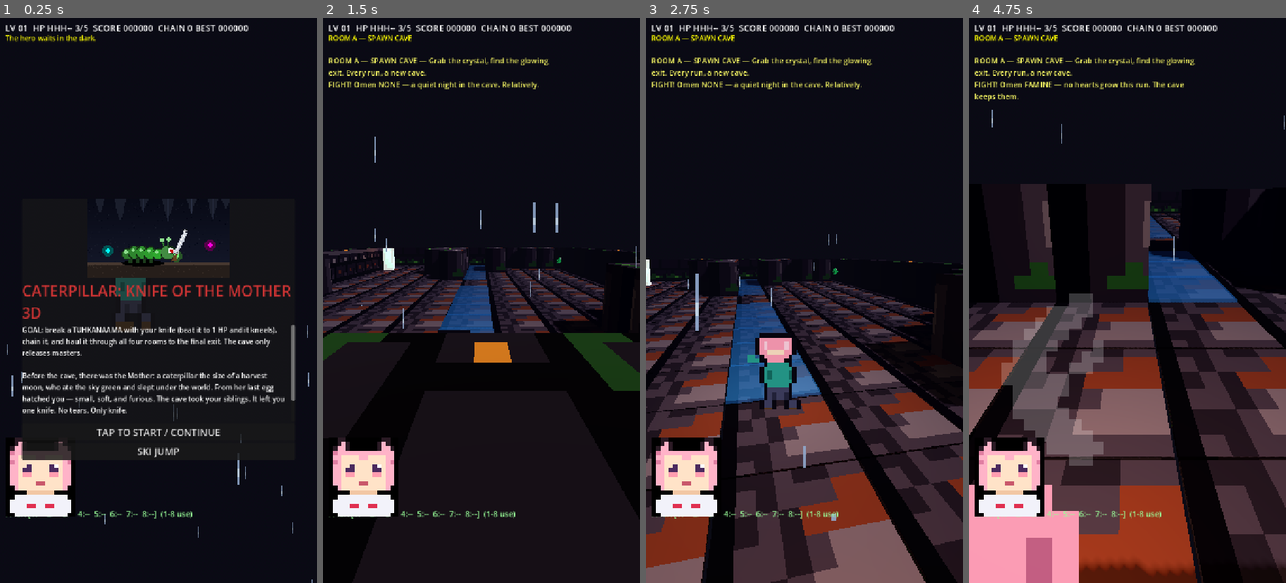
Above: before the commit, frames 1-4 (left to right).
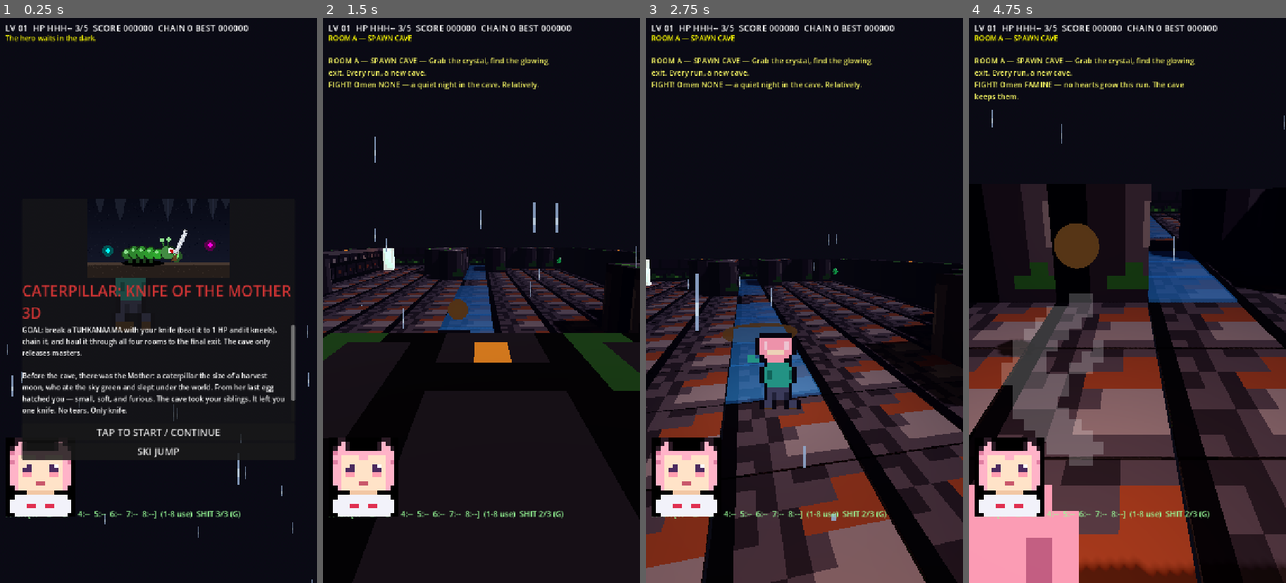
Above: after the commit, the same moments.

Repository: taistelupelto-rgb/tuomon-oma-videopeli
Game: Godot game, scene res://main.tscn
Two runs of this game, one before a commit and one after it. Both use one fixed random seed, a clock stepped at 60 frames per second and the inputs below.
Inputs (mouse positions are in pixels of both pictures, inside the frame that each line leads up to):
- Up to frame 1 (0.25 s): no input
- Up to frame 2 (1.5 s): click "TAP TO START / CONTINUE" at 0.5 s; tap Enter at 1.25 s; move the mouse to (465, 413) at 1.27 s; hold W from 1.28 s (still down); tap G at 1.35 s; click (465, 413) at 1.42 s
- Up to frame 3 (2.75 s): tap Space at 1.52 s; tap Enter at 1.55 s; release W at 2 s; drag from (899, 385) to (788, 413) at 2.02 s
- Up to frame 4 (4.75 s): move the mouse to (1032, 215) at 2.77 s; hold Left 2.78-3.5 s; tap Keypad Enter at 2.85 s; click (1032, 215) at 2.92 s; tap R at 3.05, 3.5 s; drag from (1143, 300) to (1032, 215) at 3.52 s; tap Enter at 4.25 s; move the mouse to (1079, 159) at 4.27 s; hold S from 4.28 s (still down); hold E from 4.28 s (still down); click (1079, 159) at 4.42 s; tap Space at 4.52 s; tap G at 4.55 s

The runs differ from the first frame. In frame 1, 0.1% of the frame differs, in the area x 62-76%, y 87-89%; in frame 2, 0.3%; in frame 3, 0.3%; in frame 4, 1.2%, in the area x 8-76%, y 36-89%.

Commit message:
feat: shit bomb attack - arcing turd, splash damage, pooling splats

Diff:
--- a/main.gd
+++ b/main.gd
@@ -22,6 +22,11 @@
 const CAM_PITCH_MIN := -0.35
 const CAM_PITCH_MAX := 0.6
 const FOLLOW_CAM := true
+const SHITBOMB_MAX := 3
+const SHITBOMB_REGEN := 8.0
+const SHITBOMB_RADIUS := 4.5
+const SHITBOMB_DMG := 2
+const SHITBOMB_GRAV := 22.0
 
 const ROOM_DEFS := [
 	{"name": "ROOM A — SPAWN CAVE", "about": "Grab the crystal, find the glowing exit. Every run, a new cave.", "pillars": 2, "crys": 1, "en": 0, "spikes": 0, "elites": 0, "heart": false, "sharp": false},
@@ -153,6 +158,10 @@
 var rain: GPUParticles3D
 var shit_trail: GPUParticles3D
 var hero_moving := false
+var shit_ammo := SHITBOMB_MAX
+var shit_regen_t := 0.0
+var shitbombs: Array = [] # flying turds: {node, vel, t}
+var shitsplats: Array = [] # ground splats: {node, mat, t}
 
 var hud_top: Label
 var hud_cap: Label
@@ -804,6 +813,16 @@
 	ball_id = -1
 	look_vec = Vector2.ZERO
 	look_sm = Vector2.ZERO
+	shit_ammo = SHITBOMB_MAX
+	shit_regen_t = 0.0
+	for b in shitbombs:
+		if is_instance_valid(b.get("node") as Node3D):
+			(b.get("node") as Node3D).queue_free()
+	shitbombs.clear()
+	for s in shitsplats:
+		if is_instance_valid(s.get("node") as Node3D):
+			(s.get("node") as Node3D).queue_free()
+	shitsplats.clear()
 	if is_instance_valid(ball_knob) and is_instance_valid(ball_base):
 		ball_knob.position = (ball_base.size - ball_knob.size) * 0.5
 	joy_vec = Vector2.ZERO
@@ -1261,6 +1280,8 @@
 		elif k == KEY_M:
 			AudioServer.set_bus_mute(0, not AudioServer.is_bus_mute(0))
 			announce("Muted" if AudioServer.is_bus_mute(0) else "Sound on")
+		elif k == KEY_G and state == "play" and not paused_game:
+			throw_shitbomb()
 		elif state == "play" and not paused_game and k >= KEY_1 and k <= KEY_8:
 			inv_use(k - KEY_1)
 
@@ -1438,8 +1459,121 @@
 			(ex["node"] as Node3D).position.y = 0.9 + sin(tick * 0.06 + (ex["pos"] as Vector3).x * 2.0) * 0.08
 	_spike_update()
 	_exit_update()
+	_shitbomb_update(delta)
 	_lore_sightings()
 	_refresh_hud()
+
+# ---------------- shit bomb: arcing turd, radial splash, pooling splats ----
+func _shit_mat() -> StandardMaterial3D:
+	var m := StandardMaterial3D.new()
+	m.shading_mode = BaseMaterial3D.SHADING_MODE_UNSHADED
+	m.albedo_color = Color(0.35, 0.22, 0.1)
+	return m
+
+func throw_shitbomb() -> void:
+	if state != "play" or paused_game:
+		return
+	if shit_ammo <= 0:
+		announce("Shit bomb reloading...")
+		return
+	shit_ammo -= 1
+	var n := MeshInstance3D.new()
+	var sm := SphereMesh.new()
+	sm.radius = 0.24
+	sm.height = 0.48
+	sm.material = _shit_mat()
+	n.mesh = sm
+	var pp := player_node.position
+	n.position = pp + Vector3(0, 1.2, 0)
+	(room_node if room_node else self).add_child(n)
+	var fw := Vector2(-sin(yaw), -cos(yaw))
+	shitbombs.append({"node": n, "vel": Vector3(fw.x * 14.0, 5.5, fw.y * 14.0), "t": 0.0})
+	play_sfx(SFX_SLASH)
+	_refresh_hud()
+
+func _explode_shitbomb(p: Vector3) -> void:
+	# splash: brown burst with gravity + drag reads as fluid spray
+	_poof(p + Vector3(0, 0.4, 0), Color(0.4, 0.26, 0.12))
+	_poof(p + Vector3(0, 0.2, 0), Color(0.25, 0.15, 0.07))
+	var hit_any := false
+	for e in enemies:
+		if e["dead"] or e.get("enslaved", false):
+			continue
+		var ep: Vector3 = (e["node"] as Node3D).position
+		if Vector2(ep.x - p.x, ep.z - p.z).length() > SHITBOMB_RADIUS:
+			continue
+		hit_any = true
+		e["hp"] = int(e["hp"]) - SHITBOMB_DMG
+		e["cool"] = 0.35
+		e["flash"] = 0.12
+		if e["type"] == "tuhkanaama" and int(e["hp"]) <= 0:
+			_enslave(e) # the soot-face cannot die. It kneels.
+			continue
+		if int(e["hp"]) <= 0:
+			_kill_enemy(e)
+	if hit_any:
+		foe_yell()
+	# pooling splat: spreads fast, then dries out and frees itself
+	var splat := MeshInstance3D.new()
+	var cm := CylinderMesh.new()
+	cm.top_radius = 0.3
+	cm.bottom_radius = 0.3
+	cm.height = 0.05
+	var mat := StandardMaterial3D.new()
+	mat.shading_mode = BaseMaterial3D.SHADING_MODE_UNSHADED
+	mat.transparency = BaseMaterial3D.TRANSPARENCY_ALPHA
+	mat.albedo_color = Color(0.35, 0.22, 0.1, 0.9)
+	cm.material = mat
+	splat.mesh = cm
+	splat.position = Vector3(p.x, 0.06, p.z)
+	(room_node if room_node else self).add_child(splat)
+	shitsplats.append({"node": splat, "mat": mat, "t": 0.0})
+
+func _shitbomb_update(delta: float) -> void:
+	for i in range(shitbombs.size() - 1, -1, -1):
+		var b: Dictionary = shitbombs[i]
+		if not is_instance_valid(b.get("node") as Node3D):
+			shitbombs.remove_at(i)
+			continue
+		var n: Node3D = b["node"]
+		var v: Vector3 = b["vel"]
+		v.y -= SHITBOMB_GRAV * delta
+		n.position += v * delta
+		b["vel"] = v
+		b["t"] = float(b["t"]) + delta
+		var boom := n.position.y <= 0.12 or float(b["t"]) > 3.0
+		if not boom:
+			for e in enemies:
+				if e["dead"] or e.get("enslaved", false):
+					continue
+				if n.position.distance_to((e["node"] as Node3D).position + Vector3(0, 0.8, 0)) < 1.2:
+					boom = true
+					break
+		if boom:
+			_explode_shitbomb(n.position)
+			n.queue_free()
+			shitbombs.remove_at(i)
+	if shit_ammo < SHITBOMB_MAX:
+		shit_regen_t += delta
+		if shit_regen_t >= SHITBOMB_REGEN:
+			shit_regen_t = 0.0
+			shit_ammo += 1
+			_refresh_hud()
+	for i in range(shitsplats.size() - 1, -1, -1):
+		var s: Dictionary = shitsplats[i]
+		if not is_instance_valid(s.get("node") as Node3D):
+			shitsplats.remove_at(i)
+			continue
+		var t := float(s["t"]) + delta
+		s["t"] = t
+		var n2: Node3D = s["node"]
+		var r := minf(1.4, 0.3 + t * 1.6) # fast spread, capped pool
+		n2.scale = Vector3(r / 0.3, 1.0, r / 0.3)
+		if t > 4.0:
+			(s["mat"] as StandardMaterial3D).albedo_color.a = maxf(0.0, 0.9 - (t - 4.0) * 0.45)
+		if t >= 6.0:
+			n2.queue_free()
+			shitsplats.remove_at(i)
 
 func _knife_hits() -> void:
 	probe_calls += 1
@@ -1730,7 +1864,7 @@
 		parts.append("%d:%s x%d" % [i + 1, String(inventory[i]["kind"]), int(inventory[i]["count"])])
 	while parts.size() < INV_SLOTS:
 		parts.append("%d:--" % (parts.size() + 1))
-	return "PACK [" + "  ".join(parts) + "]  (1-8 use)"
+	return "PACK [" + "  ".join(parts) + "]  (1-8 use)  SHIT %d/%d (G)" % [shit_ammo, SHITBOMB_MAX]
 
 func _melon_slot() -> int:
 	for i in inventory.size():
@@ -2324,7 +2458,7 @@
 	minimap.offset_bottom = 156
 	layer.add_child(minimap)
 	minimap.game = self
-	title_panel = _overlay(layer, "CATERPILLAR: KNIFE OF THE MOTHER 3D", LORE_GOAL + "\n\n" + LORE_INTRO + "\n\nTap or ENTER to spawn. ENTER/tap cave | SKI JUMP button or J. Left thumb move, right stick to look, KNIFE hold to slash, M mute.")
+	title_panel = _overlay(layer, "CATERPILLAR: KNIFE OF THE MOTHER 3D", LORE_GOAL + "\n\n" + LORE_INTRO + "\n\nTap or ENTER to spawn. ENTER/tap cave | SKI JUMP button or J. Left thumb move, right stick to look, KNIFE hold to slash, G shit bomb, M mute.")
 	var title_tex := TextureRect.new()
 	title_tex.texture = load("res://assets/caterpillar.png") as Texture2D
 	title_tex.custom_minimum_size = Vector2(560, 180)
@@ -2472,6 +2606,19 @@
 	eat.pressed.connect(_on_eat_button)
 	touch_layer.add_child(eat)
 	look_block.append(eat)
+	var shit := Button.new()
+	shit.text = "SHIT"
+	shit.set_anchors_preset(Control.PRESET_BOTTOM_RIGHT)
+	shit.offset_left = -336
+	shit.offset_top = -152
+	shit.offset_right = -200
+	shit.offset_bottom = -24
+	shit.add_theme_font_size_override("font_size", 28)
+	shit.focus_mode = Control.FOCUS_NONE
+	shit.mouse_filter = Control.MOUSE_FILTER_STOP
+	shit.pressed.connect(throw_shitbomb)
+	touch_layer.add_child(shit)
+	look_block.append(shit)
 	ball_base = Panel.new()
 	ball_base.set_anchors_preset(Control.PRESET_BOTTOM_RIGHT)
 	ball_base.offset_left = -216
